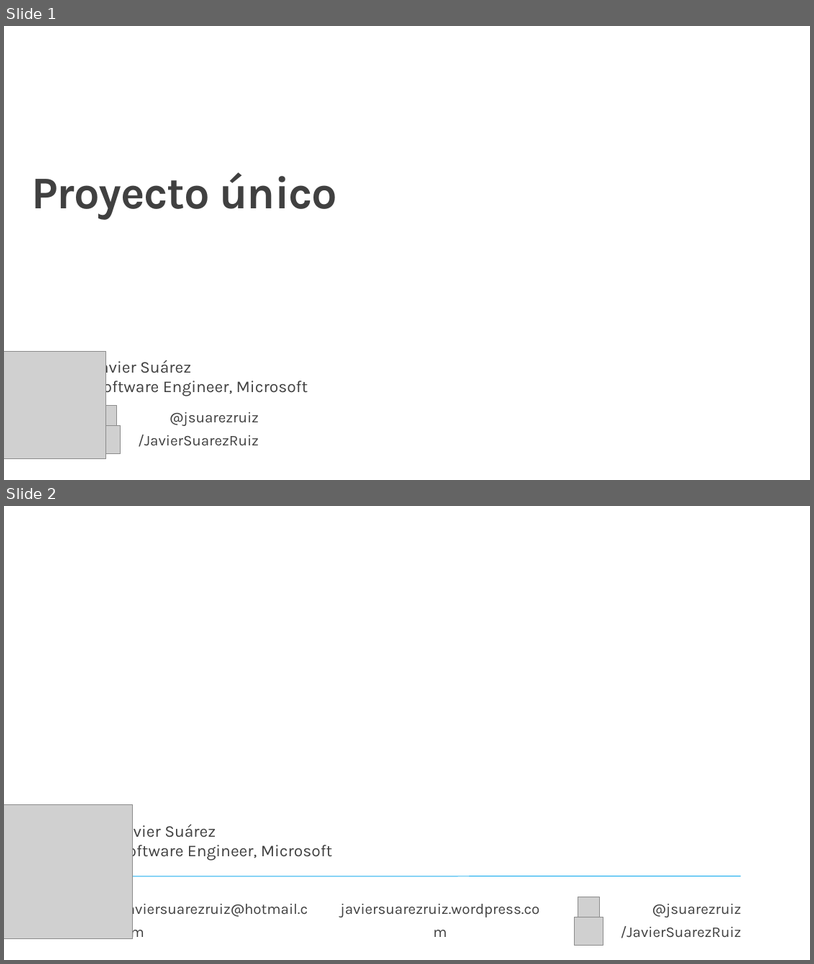
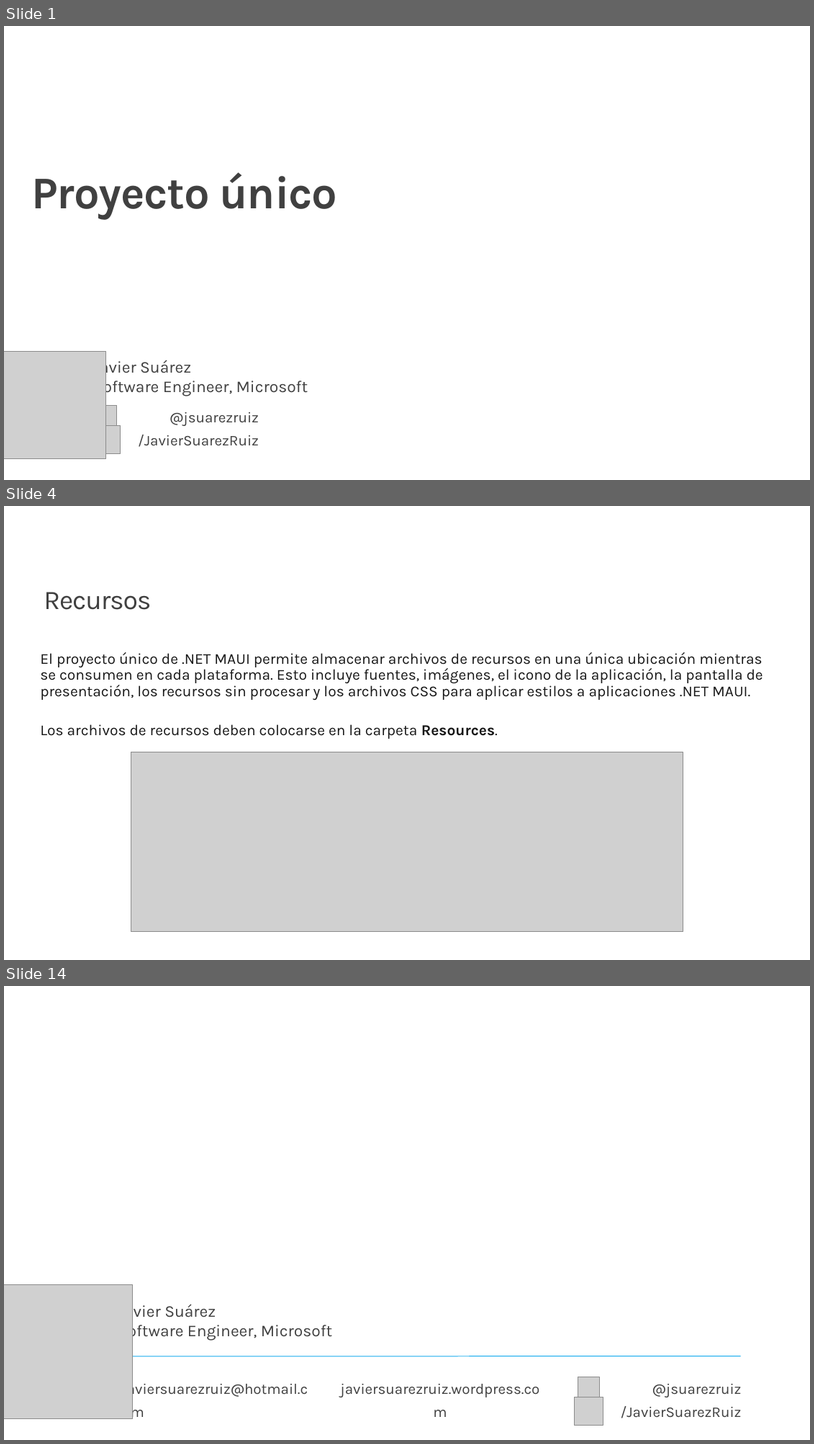
Before and after one commit to jsuarezruiz/taller-dotnet-maui, a slide deck: Bloque 3 - Creación de primera App/Taller10 - Proyecto único.pptx. Shown one above the other, each under a label of ours: slides 1 and 2 before the commit, slides 1, 4 and 14 after it; the slides between them are not shown. The pictures are 814x964 and 814x1444 pixels, drawn with LibreOffice and Linux fonts; fonts in the diff are those of the drawing; grey boxes stand for pictures; background and template pictures are left out. Boxes give left, top, right and bottom in pixels: in the first picture for what was removed or moved away, otherwise in the second. Text is boxed around its words. In the diff, an @@ line names an element or a change of style, - is before the commit and + after.

```diff
--- a/Bloque 3 - Creación de primera App/Taller10 - Proyecto único.pptx
+++ b/Bloque 3 - Creación de primera App/Taller10 - Proyecto único.pptx
@@ slide 4 added at (4,506,810,960), background #FFFFFF @@
@@ title added at (44,592,151,610), 32 pt, text #404040 @@
+Recursos
@@ text added at (40,652,764,739), 18 pt, text #171717 @@
+El proyecto único de .NET MAUI permite almacenar archivos de recursos en una única ubicación mientras se consumen en cada plataforma. Esto incluye fuentes, imágenes, el icono de la aplicación, la pantalla de presentación, los recursos sin procesar y los archivos CSS para aplicar estilos a aplicaciones .NET MAUI.
+Los archivos de recursos deben colocarse en la carpeta Resources.
@@ picture added at (131,752,683,932) @@
@@ what was slide 2 is now slide 14 @@
```
Also in this commit, not shown: 11 other slides added.
